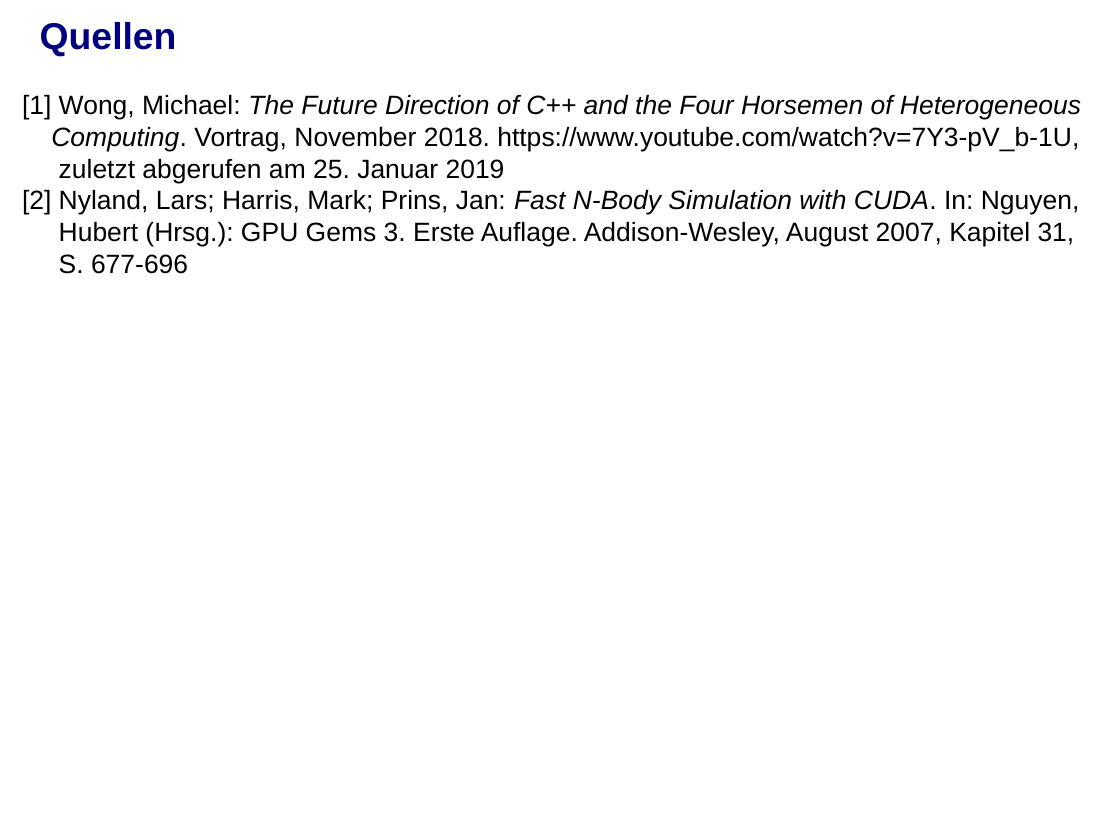
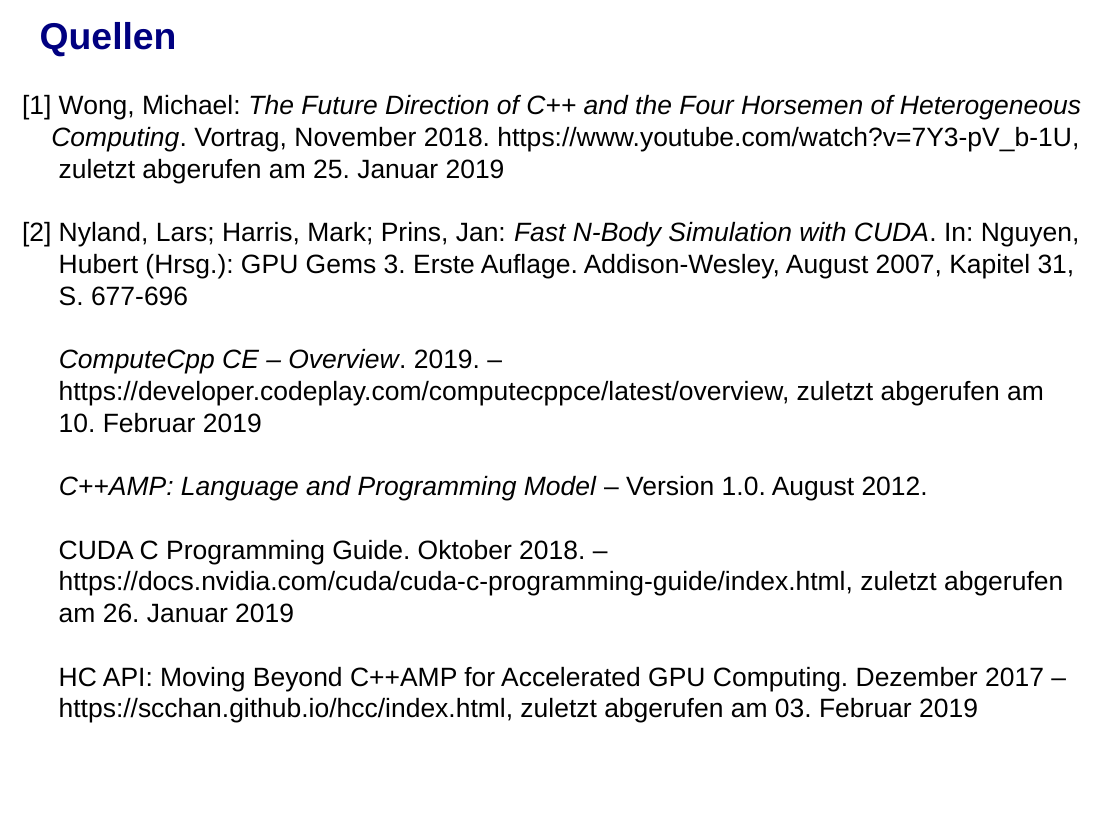
Before and after one commit to j-stephan/fpg, a slide deck: slide 49 of presentation/presentation.odp. Drawn at 1120x840 pixels with LibreOffice and Linux fonts; fonts in the diff are those of the drawing; background and template pictures are left out. Boxes give left, top, right and bottom in pixels: in the first picture for what was removed or moved away, otherwise in the second. Text is boxed around its words. In the diff, an @@ line names an element or a change of style, - is before the commit and + after.

```diff
--- a/presentation/presentation.odp
+++ b/presentation/presentation.odp
@@ subtitle at box(59, 348, 1063, 723): paragraphs added @@
+ComputeCpp CE – Overview. 2019. –
+https://developer.codeplay.com/computecppce/latest/overview, zuletzt abgerufen am
+10. Februar 2019
+C++AMP: Language and Programming Model – Version 1.0. August 2012.
+CUDA C Programming Guide. Oktober 2018. –
+https://docs.nvidia.com/cuda/cuda-c-programming-guide/index.html, zuletzt abgerufen
+am 26. Januar 2019
+HC API: Moving Beyond C++AMP for Accelerated GPU Computing. Dezember 2017 –
+https://scchan.github.io/hcc/index.html, zuletzt abgerufen am 03. Februar 2019
```
Also in this commit, not shown: 1 other slide changed, 1 slide added, 1 other file.
